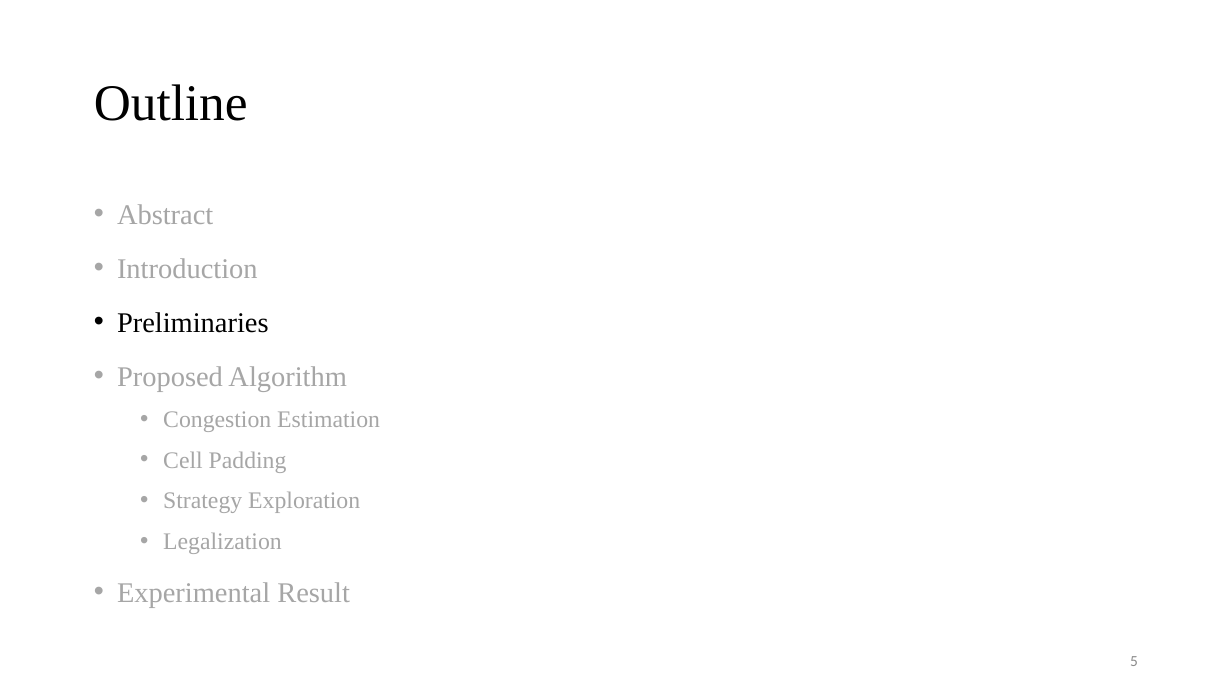
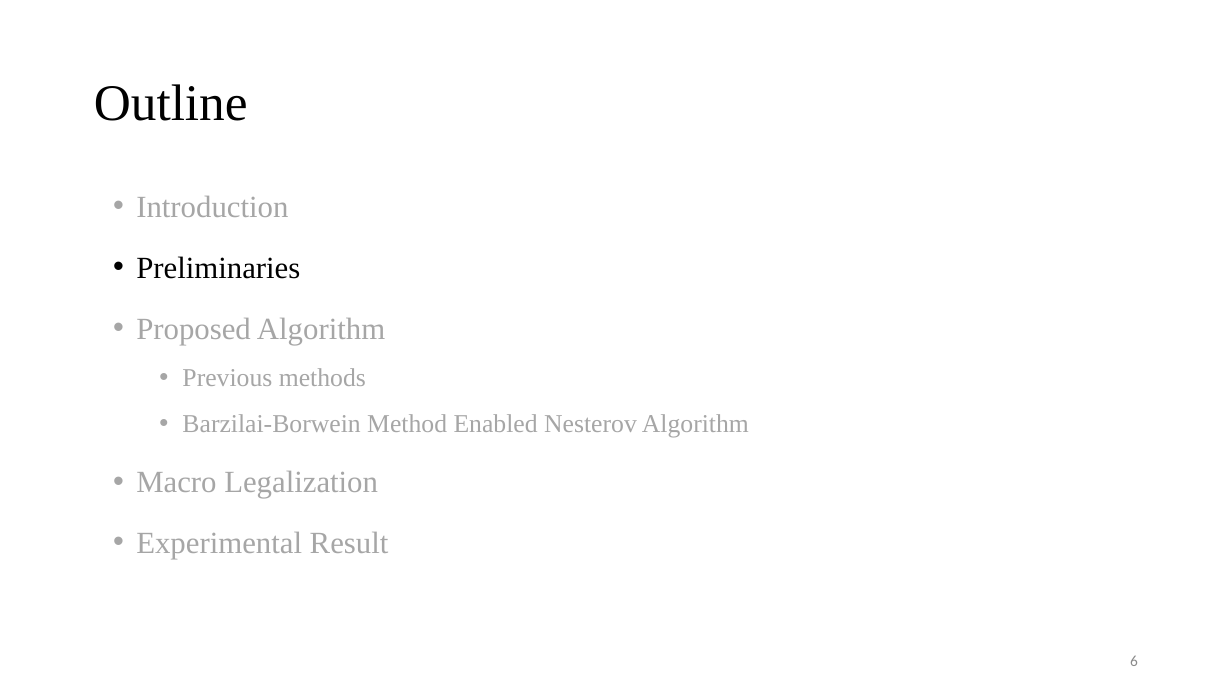
Before and after one commit to Pacific-Feng-Studuies/Studied-Papers, a slide deck: slide 7 of GM/Placement/Stronger Mixed-Size Placement Backbone Considering Second-Order Information/Stronger Mixed-Size Placement Backbone Considering Second-Order Information.pptx (slide 6 before the commit). Drawn at 1232x693 pixels with LibreOffice and Linux fonts; fonts in the diff are those of the drawing. Boxes give left, top, right and bottom in pixels: in the first picture for what was removed or moved away, otherwise in the second. Text is boxed around its words. In the diff, an @@ line names an element or a change of style, - is before the commit and + after.

```diff
--- a/GM/Placement/Stronger Mixed-Size Placement Backbone Considering Second-Order Information/Stronger Mixed-Size Placement Backbone Considering Second-Order Information.pptx
+++ b/GM/Placement/Stronger Mixed-Size Placement Backbone Considering Second-Order Information/Stronger Mixed-Size Placement Backbone Considering Second-Order Information.pptx
@@ text "Introduction": place and size @@
-text "Introduction" at box(117, 204, 380, 608)
+text "Introduction" at box(136, 196, 749, 559)
@@ text at box(117, 204, 213, 224): paragraph removed @@
-• Abstract
@@ text at box(136, 196, 389, 559): size 22.2 to 24 pt in "Introduction", "Preliminaries", "Proposed Algorithm", "Experimental Result"; line spacing 1.2 to 1.3 @@
@@ text at box(136, 368, 749, 498): text changed; size 18.5 to 20 pt @@
-  • Congestion Estimation
-  • Cell Padding
-  • Strategy Exploration
-  • Legalization
+  • Previous methods
+  • Barzilai-Borwein Method Enabled Nesterov Algorithm
+• Macro Legalization
@@ page number at box(1130, 655, 1138, 666): text changed @@
-5
+6
```
Also in this commit, not shown: 4 other slides changed, 7 slides added.
